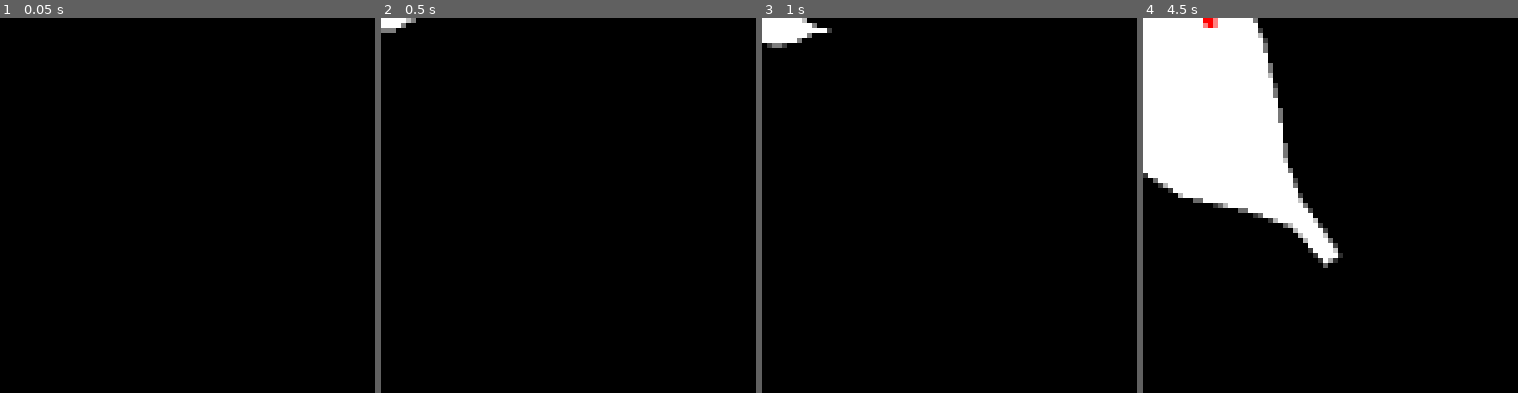
Above: before the commit, frames 1-4 (left to right).
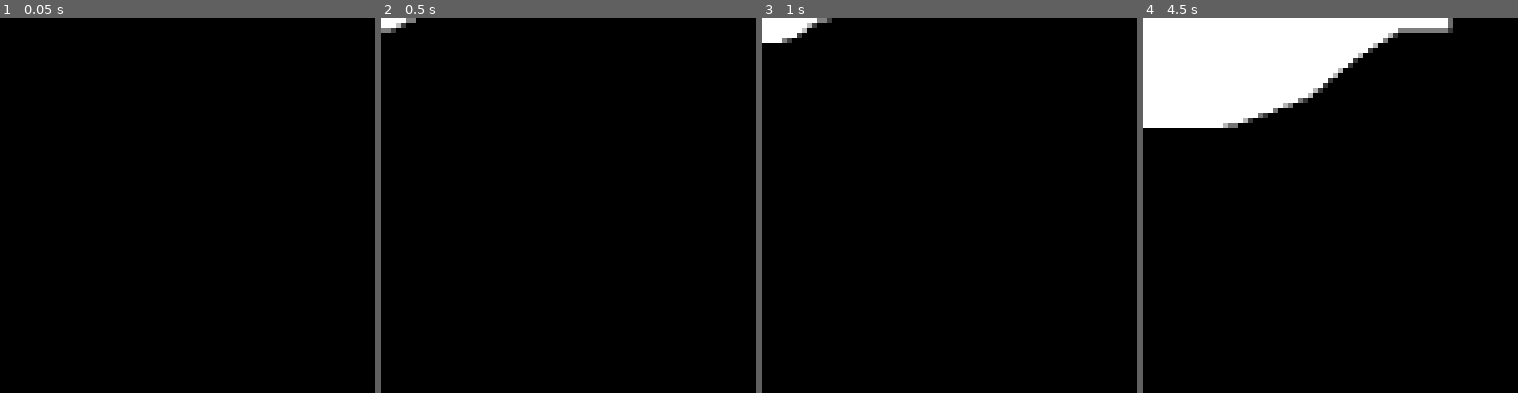
Above: after the commit, the same moments.

Repository: carsonetb/3-button-game
Game: Godot game, scene res://objects/boss/boss.tscn
The game is run twice, just before and just after one commit, with the same random seed, the same clock (stepped at 60 frames per second) and the same inputs. This scene is started directly instead of the project's main scene.
Inputs:
- Up to frame 1 (0.05 s): no input
- Up to frame 2 (0.5 s): no input
- Up to frame 3 (1 s): tap Enter at 0.5 s; hold D (right) from 0.53 s (still down)
- Up to frame 4 (4.5 s): tap Space at 1.25 s; release D (right) at 1.28 s; hold A (left) 1.28-2.03 s; hold D (right) 2.03-2.78 s; tap Enter at 2.75 s; hold W (accelerate) 2.78-3.53 s; hold A (left) from 3.53 s (still down)

Frame 1 is identical in both runs. In frame 2, less than 0.1% of the frame differs, in the area x 2-8%, y 0-4%; in frame 3, 0.4%; in frame 4, 16%, in the area x 0-83%, y 0-67%.
Error in both runs: Trying to assign value of type 'Window' to a variable of type 'level.gd'. (res://objects/boss/boss.gd:6)

Commit message:
finished

Diff:
--- a/global/upgrade_db.tscn
+++ b/global/upgrade_db.tscn
@@ -99,6 +99,30 @@
 unlocks = Array[String](["triple_shot"])
 metadata/_custom_type_script = "uid://dsjfcfdynyr35"
 
+[sub_resource type="Resource" id="Resource_v4rjj"]
+script = ExtResource("11_ahtv1")
+metadata/_custom_type_script = "uid://byshm77v2nbvx"
+
+[sub_resource type="Resource" id="Resource_0mame"]
+resource_name = "$5000 -> []"
+script = ExtResource("2_jcm7f")
+name = "Extra Life"
+modifier = SubResource("Resource_v4rjj")
+cost = 5000
+metadata/_custom_type_script = "uid://dsjfcfdynyr35"
+
+[sub_resource type="Resource" id="Resource_in0fr"]
+script = ExtResource("11_ahtv1")
+metadata/_custom_type_script = "uid://byshm77v2nbvx"
+
+[sub_resource type="Resource" id="Resource_ifqie"]
+resource_name = "$10000 -> []"
+script = ExtResource("2_jcm7f")
+name = "Extra Life"
+modifier = SubResource("Resource_in0fr")
+cost = 10000
+metadata/_custom_type_script = "uid://dsjfcfdynyr35"
+
 [sub_resource type="Resource" id="Resource_wwvwi"]
 script = ExtResource("5_wyofw")
 fire_rate = 0.067
@@ -158,6 +182,20 @@
 unlocks = Array[String](["green_3%"])
 metadata/_custom_type_script = "uid://dsjfcfdynyr35"
 
+[sub_resource type="Resource" id="Resource_3ojcf"]
+script = ExtResource("10_rpi4y")
+chance = 0.1
+metadata/_custom_type_script = "uid://bi38ks8kq73aq"
+
+[sub_resource type="Resource" id="Resource_tpv5l"]
+resource_name = "$10000 -> [\"extra_life_2\"]"
+script = ExtResource("2_jcm7f")
+name = "10% Green Rock Chance"
+modifier = SubResource("Resource_3ojcf")
+cost = 10000
+unlocks = Array[String](["extra_life_2"])
+metadata/_custom_type_script = "uid://dsjfcfdynyr35"
+
 [sub_resource type="Resource" id="Resource_hsb0o"]
 script = ExtResource("10_rpi4y")
 chance = 0.03
@@ -219,11 +257,11 @@
 metadata/_custom_type_script = "uid://djn1ef8fxdjj8"
 
 [sub_resource type="Resource" id="Resource_uxxws"]
-resource_name = "$400 -> [\"shield_2x\", \"shield_10%\"]"
-script = ExtResource("2_jcm7f")
-name = "shield_first"
+resource_name = "$1000 -> [\"shield_2x\", \"shield_10%\"]"
+script = ExtResource("2_jcm7f")
+name = "Shield"
 modifier = SubResource("Resource_wwk7s")
-cost = 400
+cost = 1000
 unlocks = Array[String](["shield_2x", "shield_10%"])
 metadata/_custom_type_script = "uid://dsjfcfdynyr35"
 
@@ -241,47 +279,9 @@
 unlocks = Array[String](["reverse_shot"])
 metadata/_custom_type_script = "uid://dsjfcfdynyr35"
 
-[sub_resource type="Resource" id="Resource_3ojcf"]
-script = ExtResource("10_rpi4y")
-chance = 0.1
-metadata/_custom_type_script = "uid://bi38ks8kq73aq"
-
-[sub_resource type="Resource" id="Resource_tpv5l"]
-resource_name = "$10000 -> [\"extra_life_2\"]"
-script = ExtResource("2_jcm7f")
-name = "10% Green Rock Chance"
-modifier = SubResource("Resource_3ojcf")
-cost = 10000
-unlocks = Array[String](["extra_life_2"])
-metadata/_custom_type_script = "uid://dsjfcfdynyr35"
-
-[sub_resource type="Resource" id="Resource_v4rjj"]
-script = ExtResource("11_ahtv1")
-metadata/_custom_type_script = "uid://byshm77v2nbvx"
-
-[sub_resource type="Resource" id="Resource_0mame"]
-resource_name = "$5000 -> []"
-script = ExtResource("2_jcm7f")
-name = "Extra Life"
-modifier = SubResource("Resource_v4rjj")
-cost = 5000
-metadata/_custom_type_script = "uid://dsjfcfdynyr35"
-
-[sub_resource type="Resource" id="Resource_in0fr"]
-script = ExtResource("11_ahtv1")
-metadata/_custom_type_script = "uid://byshm77v2nbvx"
-
-[sub_resource type="Resource" id="Resource_ifqie"]
-resource_name = "$10000 -> []"
-script = ExtResource("2_jcm7f")
-name = "Extra Life"
-modifier = SubResource("Resource_in0fr")
-cost = 10000
-metadata/_custom_type_script = "uid://dsjfcfdynyr35"
-
 [node name="UpgradeDB" type="Node" unique_id=353082770]
 script = ExtResource("1_g1ke0")
-start_upgrades = Array[String](["shield_first", "fire_rate_1.5x", "damage_1.5x", "green_1%"])
+start_upgrades = Array[String](["shield_first", "damage_1.5x", "green_1%"])
 upgrades = Dictionary[String, ExtResource("2_jcm7f")]({
 "accuracy_1.5x": SubResource("Resource_ooqwa"),
 "accuracy_2x": SubResource("Resource_47086"),
--- a/level/level.gd
+++ b/level/level.gd
@@ -43,6 +43,9 @@
 
 func run_phases() -> void:
 	while !phases.is_empty():
+		if get_tree().paused:
+			await get_tree().process_frame
+			continue
 		phase = phases.pop_front()
 		logger.debug("Begin phase \"{0}\".".format([phase.name]))
 		ui.display_popup(phase.name)
@@ -61,7 +64,7 @@
 	get_tree().paused = true
 
 func _on_astroid_destroyed(astroid: Astroid, worth: int) -> void:
-	for i in range(int(astroid.worth)):
+	for i in range(int(astroid.worth) / 5):
 		var money := Money.create(player)
 		add_child(money)
 		money.global_position = astroid.global_position + Vector2(randf_range(-20.0, 20.0), randf_range(-20.0, 20.0))
--- a/level/level.tscn
+++ b/level/level.tscn
@@ -31,9 +31,9 @@
 metadata/_custom_type_script = "uid://cbeoptvlu4nx4"
 
 [sub_resource type="Resource" id="Resource_ktfr2"]
-resource_name = "2 seconds"
+resource_name = "1 seconds"
 script = ExtResource("3_ktfr2")
-value = 2.0
+value = 1.3
 metadata/_custom_type_script = "uid://cw7swj2a2avhq"
 
 [sub_resource type="Resource" id="Resource_44x8d"]
--- a/objects/astroid/astroid.gd
+++ b/objects/astroid/astroid.gd
@@ -33,6 +33,22 @@
 	await health.died
 
 	destroyed.emit(self, worth)
+
+	var step: int = [2, 4, 8, 16].pick_random()
+	var total := Vector2.ZERO
+	for point in poly.polygon:
+		total += point
+	var avg := total / float(poly.polygon.size())
+	for i in range(0, num_points, step):
+		var slice_points: Array[Vector2] = []
+		for j in range(step):
+			slice_points.append(poly.polygon[i + j])
+		slice_points.append(avg)
+		var chunk := AstroidPiece.create(slice_points, Vector2(randf_range(-1.0, 1.0), randf_range(-1.0, 1.0)) * 250.0)
+		get_parent().add_child(chunk)
+		chunk.scale = scale
+		chunk.global_position = global_position
+
 	queue_free()
 
 func _process(delta: float) -> void:
@@ -41,6 +57,9 @@
 
 	position += velocity * delta
 	rotation += rot_vel * delta
+
+	if position.length() > 3000.0:
+		queue_free()
 
 func generate_poly() -> void:
 	var new_polygon: Array[Vector2] = []
--- /dev/null
+++ b/objects/astroid/astroid_piece.gd
@@ -0,0 +1,21 @@
+class_name AstroidPiece
+extends Polygon2D
+
+var velocity: Vector2
+var rot_vel: float
+
+func _process(delta: float) -> void:
+	position += velocity * delta
+	velocity *= 0.995
+	scale *= 0.995
+	rotation += 1.0 * delta
+
+	if scale.length() < 0.01:
+		queue_free()
+
+static func create(points: PackedVector2Array, velocity: Vector2) -> AstroidPiece:
+	var packed: PackedScene = load("res://objects/astroid/astroid_piece.tscn")
+	var out: AstroidPiece = packed.instantiate()
+	out.polygon = points
+	out.velocity = velocity
+	return out
--- /dev/null
+++ b/objects/astroid/astroid_piece.tscn
@@ -0,0 +1,6 @@
+[gd_scene format=3 uid="uid://drucihm58lyg8"]
+
+[ext_resource type="Script" uid="uid://683hyk5iimfm" path="res://objects/astroid/astroid_piece.gd" id="1_q368r"]
+
+[node name="AstroidPiece" type="Polygon2D" unique_id=970831686]
+script = ExtResource("1_q368r")
--- a/objects/astroid/strong_astroid.tscn
+++ b/objects/astroid/strong_astroid.tscn
@@ -13,7 +13,7 @@
 bg_color = Color(1, 1, 1, 1)
 
 [node name="StrongAstroid" type="Area2D" unique_id=1655164245]
-self_modulate = Color(1.5257139, 1.5257139, 1.5257139, 1)
+self_modulate = Color(1.8247963, 1.8247963, 1.8247963, 1)
 collision_layer = 4
 collision_mask = 2
 script = ExtResource("1_ah1r0")
--- a/objects/boss/boss.gd
+++ b/objects/boss/boss.gd
@@ -6,6 +6,7 @@
 @onready var level: Level = get_parent()
 @onready var health: AstroidHealth = $Health
 @onready var bullet_scene := preload("res://objects/boss/bullet.tscn")
+@onready var poly: Polygon2D = $Poly
 
 var even: bool = true
 
@@ -18,8 +19,31 @@
 
 	destroyed.emit()
 
+	var step: int = [2, 4, 8, 16].pick_random()
+	var total := Vector2.ZERO
+	for point in poly.polygon:
+		total += point
+	var avg := total / float(poly.polygon.size())
+	for i in range(0, poly.polygon.size(), step):
+		var slice_points: Array[Vector2] = []
+		for j in range(step):
+			slice_points.append(poly.polygon[i + j])
+		slice_points.append(avg)
+		var chunk := AstroidPiece.create(slice_points, Vector2(randf_range(-1.0, 1.0), randf_range(-1.0, 1.0)) * 250.0)
+		get_parent().add_child(chunk)
+		chunk.scale = scale
+		chunk.global_position = global_position
+
+	for i in range(int(10000) / 5):
+		var money := Money.create(level.player)
+		level.add_child(money)
+		money.global_position = global_position + Vector2(randf_range(-150.0, 150.0), randf_range(-150.0, 150.0))
+
+	queue_free()
+
 func _process(delta: float) -> void:
-	rotation += 0.2 * delta
+	position += global_position.direction_to(level.player.global_position) * delta * 60.0
+	rotation += 0.35 * delta
 
 func _on_area_entered(area: Area2D) -> void:
 	if !area is Bullet:
--- a/objects/boss/boss.tscn
+++ b/objects/boss/boss.tscn
@@ -30,7 +30,7 @@
 polygon = PackedVector2Array(0, 59, 47, 58, 88, 43, 115, 21, 137, 7, 164, 6, 165, -4, 128, -6, 107, -13, 85, -26, 50, -43, 15, -52, -5, -53, -45, -46, -79, -31, -107, -18, -140, -7, -173, -6, -173, 5, -131, 5, -106, 15, -85, 29, -67, 45, -41, 55)
 
 [node name="Shoot" type="Timer" parent="." unique_id=226499769]
-wait_time = 0.5
+wait_time = 0.15
 autostart = true
 
 [node name="LeftSpawn" type="Node2D" parent="." unique_id=1112837893]
@@ -41,7 +41,7 @@
 
 [node name="Health" type="Node2D" parent="." unique_id=809783091]
 script = ExtResource("2_otc5v")
-health = 20000.0
+health = 35000.0
 
 [node name="HealthBar" type="ProgressBar" parent="Health" unique_id=1926262215]
 offset_left = -122.0
--- a/objects/boss/bullet.tscn
+++ b/objects/boss/bullet.tscn
@@ -19,7 +19,7 @@
 shape = SubResource("CircleShape2D_vw734")
 
 [node name="Timer" type="Timer" parent="." unique_id=1550088118]
-wait_time = 5.0
+wait_time = 100.0
 one_shot = true
 autostart = true
 
--- a/objects/bullet/bullet.gd
+++ b/objects/bullet/bullet.gd
@@ -16,3 +16,7 @@
 func _process(delta: float) -> void:
 	rotation = direction.angle() + deg_to_rad(90.0)
 	position += direction * speed * delta
+
+
+func _on_timer_timeout() -> void:
+	queue_free()
--- a/objects/bullet/bullet.tscn
+++ b/objects/bullet/bullet.tscn
@@ -19,3 +19,10 @@
 offset_top = -5.0
 offset_right = 2.0
 offset_bottom = 5.0
+
+[node name="Timer" type="Timer" parent="." unique_id=385544670]
+wait_time = 5.0
+one_shot = true
+autostart = true
+
+[connection signal="timeout" from="Timer" to="." method="_on_timer_timeout"]
--- a/objects/player/money/money.gd
+++ b/objects/player/money/money.gd
@@ -5,12 +5,15 @@
 var velocity := Vector2.ZERO
 
 func _process(delta: float) -> void:
-	velocity += global_position.direction_to(player.global_position) * delta * 1000.0
-	velocity *= 0.99
+	if !player:
+		return
+	velocity += global_position.direction_to(player.global_position).rotated(randf_range(-0.1, 0.1)) * delta * 1500.0
+	velocity *= 0.98
 	position += velocity * delta
+	rotation += 3.0 * delta
 
 	if global_position.distance_to(player.global_position) < 10.0:
-		player.upgrades.money += 1
+		player.upgrades.money += 5
 		queue_free()
 
 static func create(player: Player) -> Money:
--- a/objects/player/money/money.tscn
+++ b/objects/player/money/money.tscn
@@ -3,7 +3,7 @@
 [ext_resource type="Script" uid="uid://ba3fpqywfev6w" path="res://objects/player/money/money.gd" id="1_fsb3w"]
 
 [node name="Money" type="Polygon2D" unique_id=424755943]
-self_modulate = Color(2.454227, 2.454227, 2.454227, 1)
+self_modulate = Color(3.2944162, 3.2944162, 3.2944162, 1)
 color = Color(1.9749014, 1.9749014, 0, 1)
 polygon = PackedVector2Array(0, 5, 4, 0, 0, -5, -4, 0)
 script = ExtResource("1_fsb3w")
--- a/project.godot
+++ b/project.godot
@@ -11,7 +11,7 @@
 [application]
 
 config/name="3ButtonGame"
-run/main_scene="uid://nj834utfqy6y"
+run/main_scene="uid://dbijcwoy7y16m"
 config/features=PackedStringArray("4.6", "Forward Plus")
 config/icon="res://icon.svg"
 
--- a/ui/ingame.tscn
+++ b/ui/ingame.tscn
@@ -243,14 +243,15 @@
 offset_bottom = 455.0
 
 [node name="Popup" type="Node2D" parent="." unique_id=507318729]
+process_mode = 1
 position = Vector2(1192, 704)
 
 [node name="Text" type="Label" parent="Popup" unique_id=1753371893]
 modulate = Color(0.24705882, 0.5686275, 0.8235294, 0)
 offset_left = 438.0
 offset_top = 285.0
-offset_right = 1097.0
-offset_bottom = 398.0
+offset_right = 706.0
+offset_bottom = 355.0
 theme_override_colors/font_shadow_color = Color(0.45840502, 0.45840508, 0.45840502, 0.8666667)
 theme_override_font_sizes/font_size = 30
 text = "Placeholder Text"
Not shown, added: objects/astroid/astroid_piece.gd.uid
